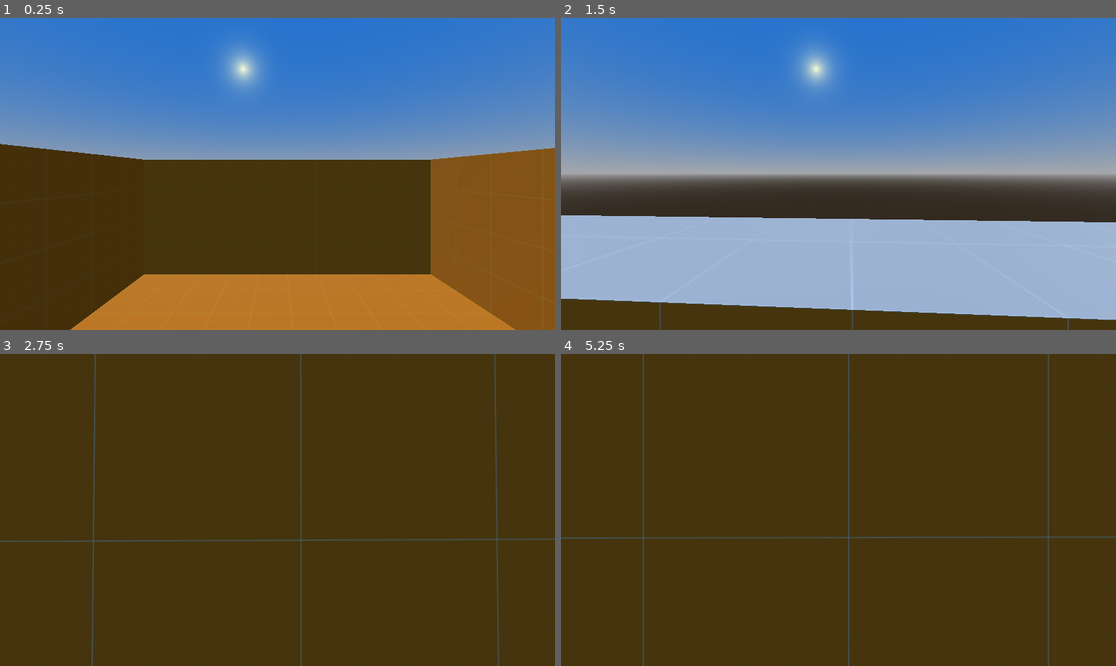
Above: before the commit, frames 1-4 (two rows, left to right).
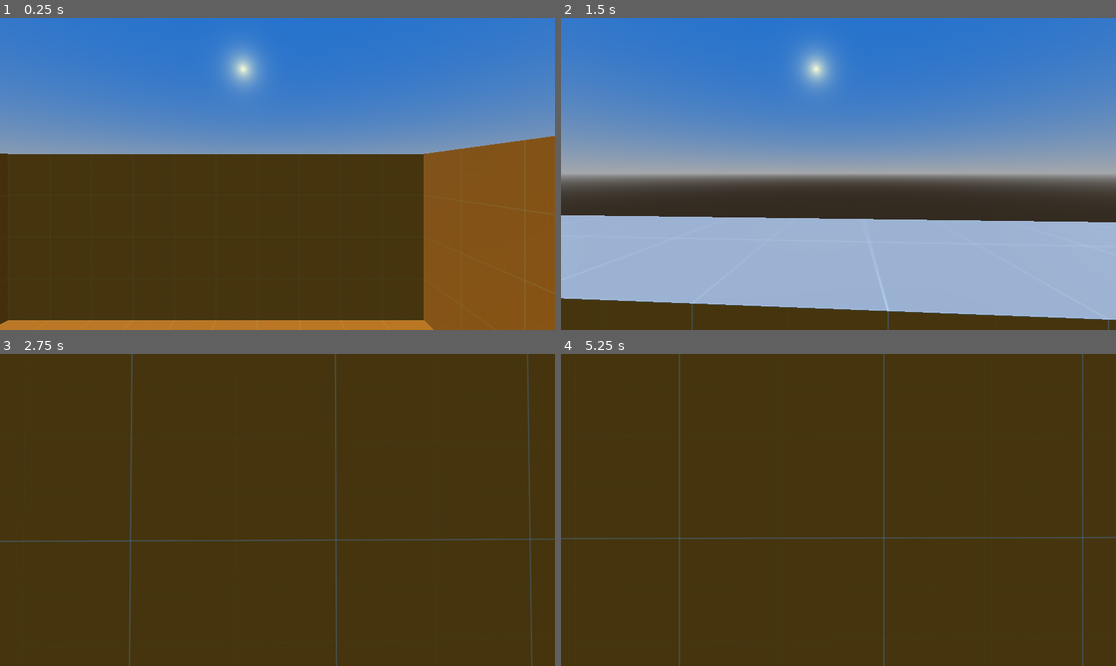
Above: after the commit, the same moments.

Repository: MyDogsEd/shiver
Game: Godot game, scene res://scenes/levels/world.tscn
Same seed, same stepped clock (60 frames per second), same inputs: the game is played once before the commit and once after it.
Inputs (mouse positions are in pixels of both pictures, inside the frame that each line leads up to):
- Up to frame 1 (0.25 s): no input
- Up to frame 2 (1.5 s): move the mouse to (866, 174) at 0.52 s; hold W (forward) from 0.53 s (still down); tap Space (jump) at 0.77 s; move the mouse to (810, 174) at 1.27 s
- Up to frame 3 (2.75 s): keep holding W (forward); tap Space (jump) at 1.52 s; tap Enter at 2 s; move the mouse to (288, 503) at 2.02 s
- Up to frame 4 (5.25 s): keep holding W (forward); tap Space (jump) at 2.75, 3.02, 3.77, 4.52 s; move the mouse to (832, 516) at 2.77 s; move the mouse to (877, 513) at 3.52 s; move the mouse to (794, 506) at 4.27 s; tap Enter at 5 s; move the mouse to (844, 510) at 5.02 s

The runs differ from the first frame. In frame 1, 13% of the frame differs, in the area x 0-100%, y 37-100%; in frame 2, 0.2%; in frame 3, 1.4%; in frame 4, 1.9%.

Commit message:
Update models

Diff:
--- a/project.godot
+++ b/project.godot
@@ -47,3 +47,7 @@
 "events": [Object(InputEventKey,"resource_local_to_scene":false,"resource_name":"","device":-1,"window_id":0,"alt_press …(195 unchanged characters)…
 ]
 }
+
+[physics]
+
+3d/solver/solver_iterations=30
--- a/scenes/levels/world.tscn
+++ b/scenes/levels/world.tscn
@@ -1,10 +1,11 @@
-[gd_scene load_steps=9 format=3 uid="uid://3gb1gi3a6vm8"]
+[gd_scene load_steps=10 format=3 uid="uid://3gb1gi3a6vm8"]
 
 [ext_resource type="Environment" uid="uid://ss2ogofy2bsk" path="res://world_environment_res.tres" id="1_37suf"]
 [ext_resource type="Texture2D" uid="uid://db3u1cayjl8l2" path="res://assets/textures/dev_textures/dark/texture_01.png" id="2_t8vcn"]
 [ext_resource type="Texture2D" uid="uid://r1fiuk60ofvc" path="res://assets/textures/dev_textures/light/texture_02.png" id="3_c7w7c"]
 [ext_resource type="Texture2D" uid="uid://c24hambcapext" path="res://assets/textures/dev_textures/orange/texture_02.png" id="4_5bpwq"]
 [ext_resource type="PackedScene" uid="uid://yl6r2hwieqr6" path="res://scenes/entities/player.tscn" id="5_phf43"]
+[ext_resource type="PackedScene" uid="uid://tb5kiajpj6w4" path="res://assets/models/glock.glb" id="6_birt8"]
 
 [sub_resource type="StandardMaterial3D" id="StandardMaterial3D_glt0w"]
 render_priority = 1
@@ -51,4 +52,7 @@
 material = SubResource("StandardMaterial3D_7ah6o")
 
 [node name="Player" parent="." instance=ExtResource("5_phf43")]
-transform = Transform3D(1, 0, 0, 0, 1, 0, 0, 0, 1, -2.17316, 2.96594, -0.954334)
+transform = Transform3D(1, 0, 0, 0, 1, 0, 0, 0, 1, -1.26038, 2.97559, -2.05364)
+
+[node name="glock" parent="." instance=ExtResource("6_birt8")]
+transform = Transform3D(1, 0, 0, 0, 1, 0, 0, 0, 1, -3.40252, 3.08323, -2.77735)
--- /dev/null
+++ b/scenes/objects/object_bullet_casing.tscn
@@ -0,0 +1,17 @@
+[gd_scene load_steps=3 format=3 uid="uid://crwx54nnlioib"]
+
+[ext_resource type="PackedScene" uid="uid://o21xgv868683" path="res://assets/models/mdl_casing.glb" id="1_4pnvm"]
+
+[sub_resource type="CylinderShape3D" id="CylinderShape3D_qtufs"]
+height = 19.0
+radius = 4.5
+
+[node name="ObjectBulletCasing" type="RigidBody3D"]
+transform = Transform3D(1, 0, 0, 0, 1, 0, 0, 0, 1, 7.04918e-06, 5.9566e-05, 3.99873e-05)
+
+[node name="CollisionShape3D" type="CollisionShape3D" parent="."]
+transform = Transform3D(1, 0, 0, 0, -4.37114e-08, -1, 0, 1, -4.37114e-08, 0, 0, -0.5)
+shape = SubResource("CylinderShape3D_qtufs")
+
+[node name="mdl_casing" parent="." instance=ExtResource("1_4pnvm")]
+transform = Transform3D(1000, 0, 0, 0, 1000, 0, 0, 0, 1000, 0, 0, 0)
Binary file added: assets/models/glock.glb
Not shown, added: assets/models/glock.glb.import
Binary file added: assets/models/glock_Metal029_1K-JPG_Color.jpg
Not shown, added: assets/models/glock_Metal029_1K-JPG_Color.jpg.import
Binary file added: assets/models/glock_Metal029_1K-JPG_Metalness-Metal029_1K-JPG_Roughness.png
Not shown, added: assets/models/glock_Metal029_1K-JPG_Metalness-Metal029_1K-JPG_Roughness.png.import
Binary file added: assets/models/glock_Metal029_1K-JPG_NormalGL.jpg
Not shown, added: assets/models/glock_Metal029_1K-JPG_NormalGL.jpg.import
Binary file added: assets/models/glock_joined.glb
Not shown, added: assets/models/glock_joined.glb.import
Binary file added: assets/models/mdl_casing.glb
Not shown, added: assets/models/mdl_casing.glb.import
(and 2 more such lines)
